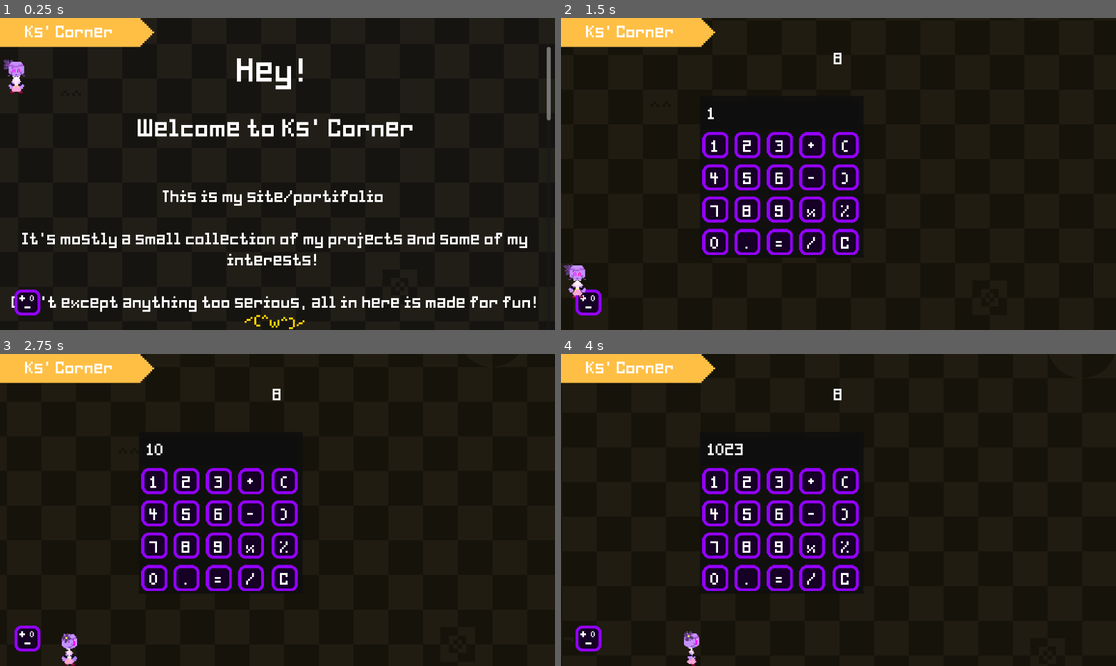
Above: before the commit, frames 1-4 (two rows, left to right).
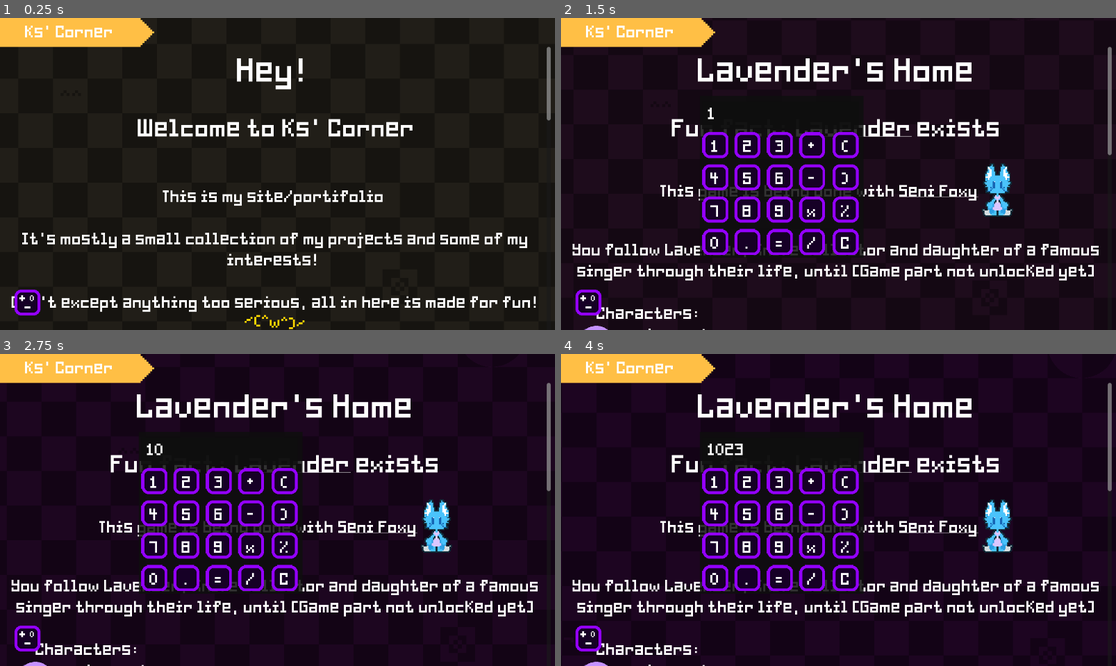
Above: after the commit, the same moments.

Repository: Ks-Marbs/ks-corner
Game: Godot game, scene res://main.tscn
The game is run twice, just before and just after one commit, with the same random seed, the same clock (stepped at 60 frames per second) and the same inputs.
Inputs (mouse positions are in pixels of both pictures, inside the frame that each line leads up to):
- Up to frame 1 (0.25 s): no input
- Up to frame 2 (1.5 s): click (588, 301) at 0.5 s; click "1" at 1.25 s
- Up to frame 3 (2.75 s): click "0" at 2 s
- Up to frame 4 (4 s): click "2" at 2.75 s; click "3" at 3.5 s

The runs differ from the first frame. In frame 1, 0.3% of the frame differs, in the area x 0-5%, y 13-25%; in frame 2, 7.6%; in frame 3, 7.6%, in the area x 2-100%, y 2-100%; in frame 4, 7.6%.

Commit message:
playground 2

Diff:
--- a/global.gd
+++ b/global.gd
@@ -1,6 +1,6 @@
 extends Node
 var am1 := 0
-var lav := true
+var lav := false
 var am2 := 0
 var woosh := false
 var wa:= Vector2.ONE
--- a/main.tscn
+++ b/main.tscn
@@ -299,60 +299,6 @@
 horizontal_alignment = 1
 vertical_alignment = 1
 
-[node name="0" type="ColorRect" parent="3Math" unique_id=395442840]
-self_modulate = Color(1, 1, 1, 0)
-z_index = -20
-z_as_relative = false
-layout_mode = 0
-offset_right = 40.0
-offset_bottom = 40.0
-mouse_filter = 1
-mouse_default_cursor_shape = 2
-script = ExtResource("5_272bh")
-
-[node name="t" type="RichTextLabel" parent="3Math/0" unique_id=1685364838]
-z_index = -20
-z_as_relative = false
-layout_mode = 0
-offset_top = 0.25
-offset_right = 90.0
-offset_bottom = 19.25
-scale = Vector2(3, 3)
-mouse_filter = 2
-mouse_default_cursor_shape = 2
-theme = ExtResource("1_4c57u")
-theme_override_font_sizes/normal_font_size = 8
-text = "Algebra"
-horizontal_alignment = 1
-vertical_alignment = 1
-
-[node name="1" type="ColorRect" parent="3Math" unique_id=298119174]
-self_modulate = Color(1, 1, 1, 0)
-z_index = -20
-z_as_relative = false
-layout_mode = 0
-offset_right = 40.0
-offset_bottom = 40.0
-mouse_filter = 1
-mouse_default_cursor_shape = 2
-script = ExtResource("5_272bh")
-
-[node name="t" type="RichTextLabel" parent="3Math/1" unique_id=411932635]
-z_index = -20
-z_as_relative = false
-layout_mode = 0
-offset_top = 0.25
-offset_right = 90.0
-offset_bottom = 19.25
-scale = Vector2(3, 3)
-mouse_filter = 2
-mouse_default_cursor_shape = 2
-theme = ExtResource("1_4c57u")
-theme_override_font_sizes/normal_font_size = 8
-text = "Combinatorics"
-horizontal_alignment = 1
-vertical_alignment = 1
-
 [node name="TextureRect" type="TextureRect" parent="." unique_id=69623348]
 z_index = -260
 offset_left = -334.0
@@ -974,9 +920,5 @@
 [connection signal="mouse_exited" from="2Series" to="2Series" method="_on_mouse_exited"]
 [connection signal="mouse_entered" from="3Math" to="3Math" method="_on_mouse_entered"]
 [connection signal="mouse_exited" from="3Math" to="3Math" method="_on_mouse_exited"]
-[connection signal="mouse_entered" from="3Math/0" to="3Math/0" method="_on_mouse_entered"]
-[connection signal="mouse_exited" from="3Math/0" to="3Math/0" method="_on_mouse_exited"]
-[connection signal="mouse_entered" from="3Math/1" to="3Math/1" method="_on_mouse_entered"]
-[connection signal="mouse_exited" from="3Math/1" to="3Math/1" method="_on_mouse_exited"]
 [connection signal="mouse_entered" from="Calc" to="Calc" method="_on_mouse_entered"]
 [connection signal="mouse_exited" from="Calc" to="Calc" method="_on_mouse_exited"]
Not shown, changed: index.html
Not shown, changed: index.pck
Not shown, changed: index.service.worker.js
